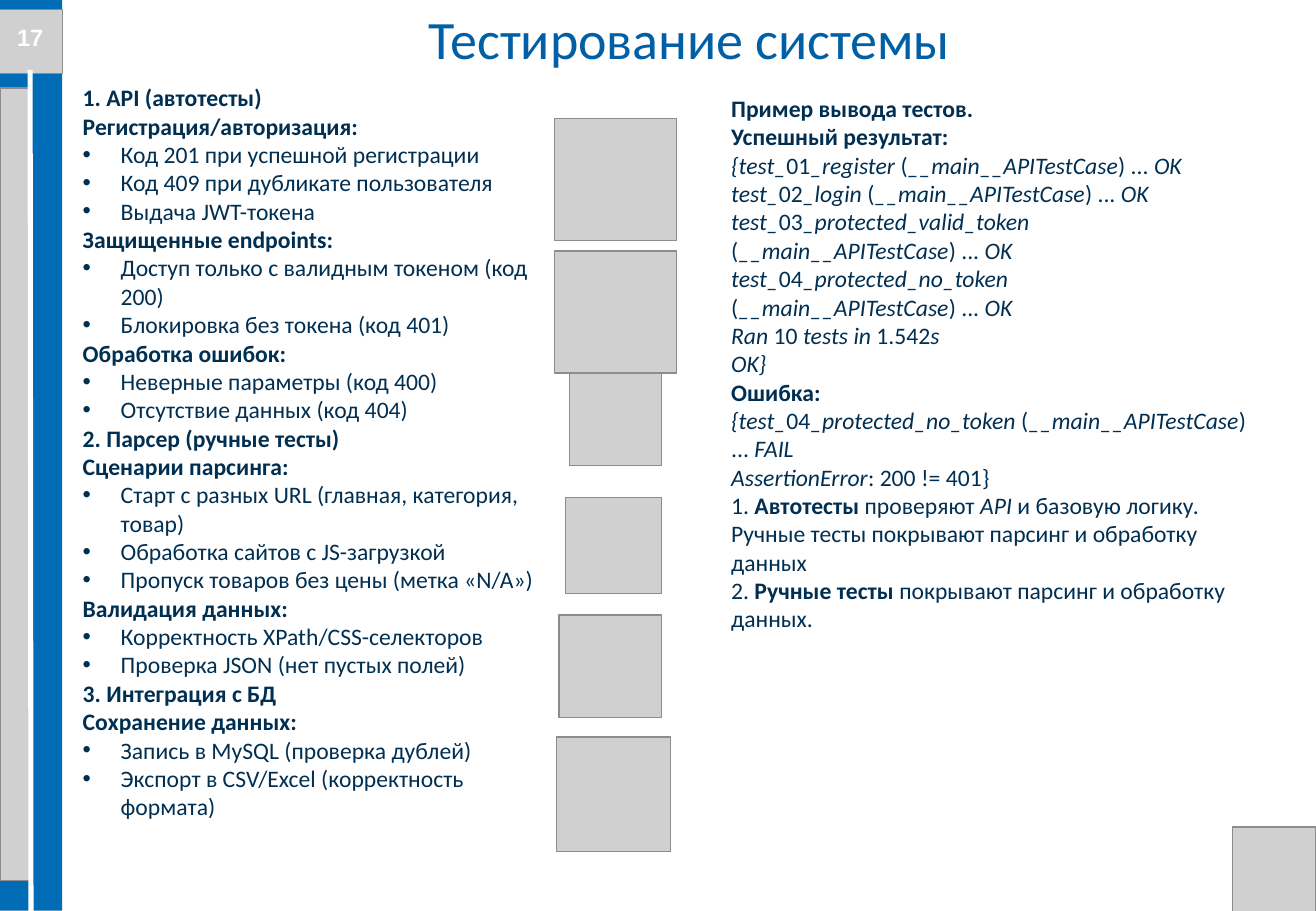
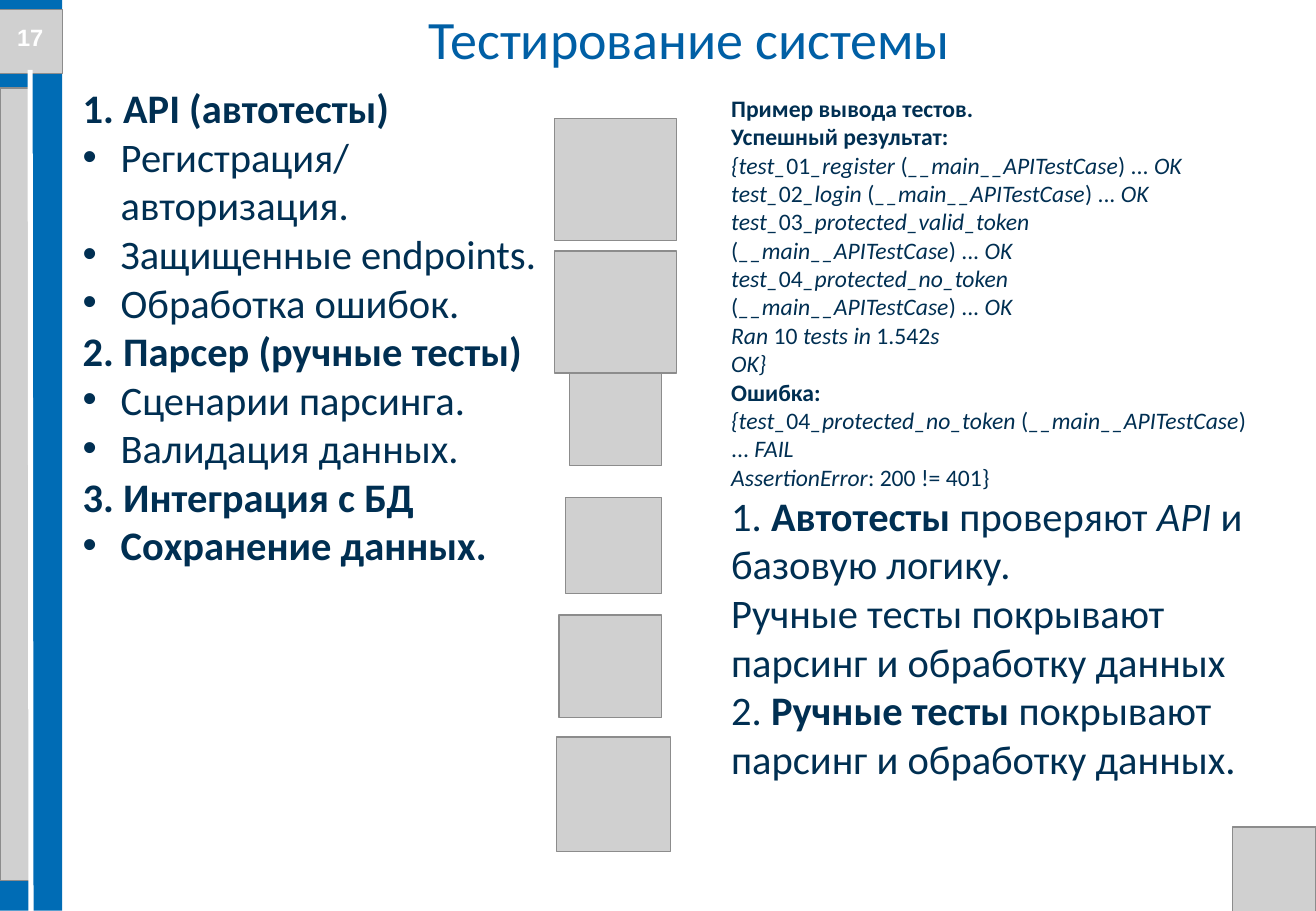
Before and after one commit to Evgenij1234/Diplom-work, a slide deck: slide 17 of Documents/Презентация диплома Семенов Е.А. БПЦ 21-01.pptx. Drawn at 1316x911 pixels with LibreOffice and Linux fonts; fonts in the diff are those of the drawing; grey boxes stand for pictures; background and template pictures are left out. Boxes give left, top, right and bottom in pixels: in the first picture for what was removed or moved away, otherwise in the second. Text is boxed around its words. In the diff, an @@ line names an element or a change of style, - is before the commit and + after.

```diff
--- a/Documents/Презентация диплома Семенов Е.А. БПЦ 21-01.pptx
+++ b/Documents/Презентация диплома Семенов Е.А. БПЦ 21-01.pptx
@@ text at (83, 93, 522, 519): size 14 to 24 pt in "1. API (автотесты)", "2. Парсер (ручные тесты)", "3. Интеграция с БД" @@
@@ text at (121, 144, 536, 325): text changed; size 14 to 24 pt @@
-Регистрация/авторизация:
-• Код 201 при успешной регистрации
-• Код 409 при дубликате пользователя
-• Выдача JWT-токена
-Защищенные endpoints:
-• Доступ только с валидным токеном (код 200)
-• Блокировка без токена (код 401)
-Обработка ошибок:
-• Неверные параметры (код 400)
-• Отсутствие данных (код 404)
+• Регистрация/авторизация.
+• Защищенные endpoints.
+• Обработка ошибок.
@@ text at (121, 388, 465, 470): text changed; size 14 to 24 pt @@
-Сценарии парсинга:
-• Старт с разных URL (главная, категория, товар)
-• Обработка сайтов с JS-загрузкой
-• Пропуск товаров без цены (метка «N/A»)
-Валидация данных:
-• Корректность XPath/CSS-селекторов
-• Проверка JSON (нет пустых полей)
+• Сценарии парсинга.
+• Валидация данных.
@@ text at (731, 504, 1243, 781): size 14 to 24 pt in "1. Автотесты проверяют API и базовую логику.", "Ручные тесты покрывают парсинг и обработку данных", "2. Ручные тесты покрывают парсинг и обработку ..." @@
@@ text at (121, 533, 487, 567): text changed; size 14 to 24 pt; bold on @@
-Сохранение данных:
-• Запись в MySQL (проверка дублей)
-• Экспорт в CSV/Excel (корректность формата)
+• Сохранение данных.
```
Also in this commit, not shown: 13 other slides changed, 6 other files.
